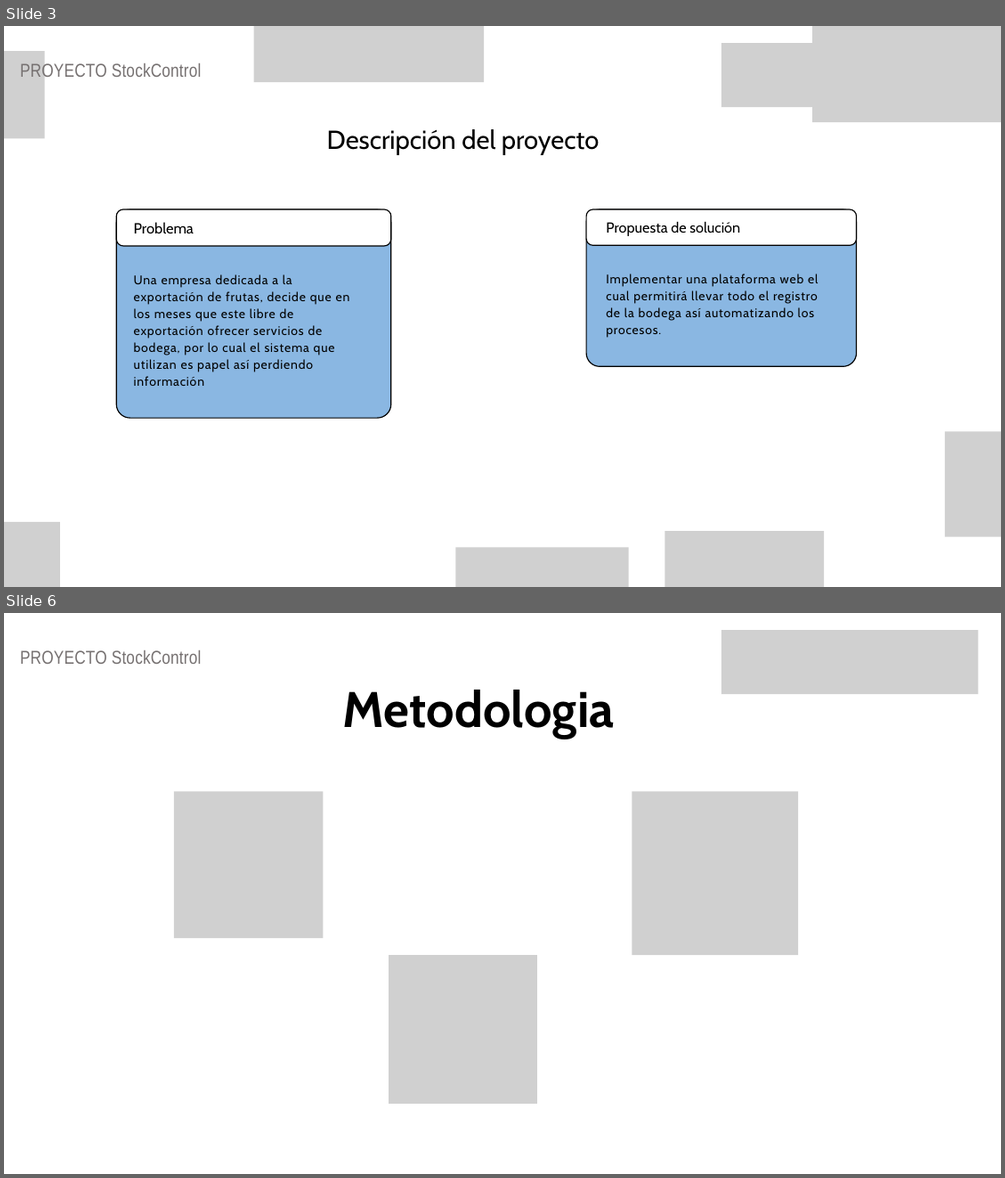
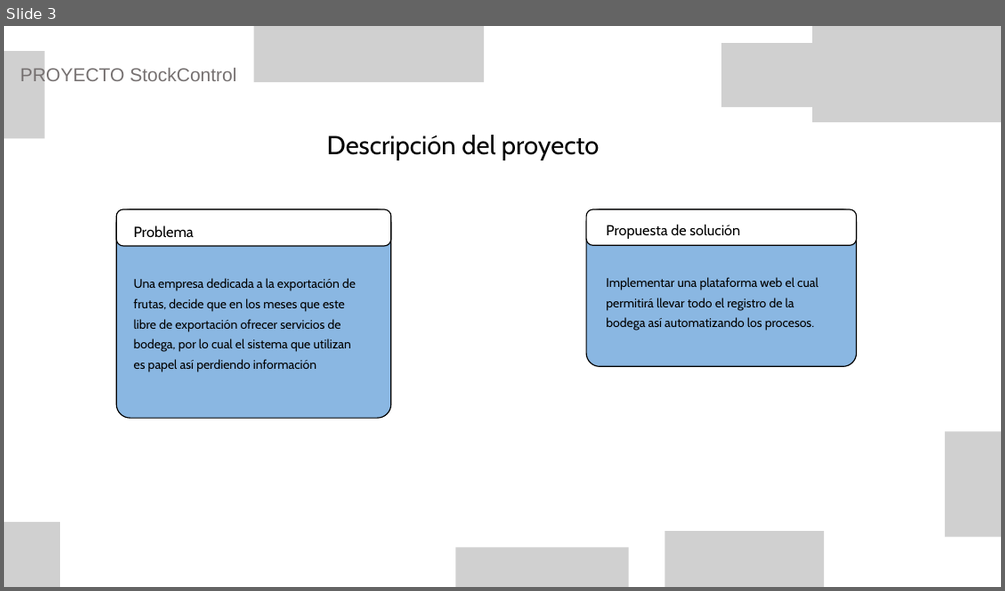
Before and after one commit to NovemiP/CP_PTY4614_4_EQP_4, a slide deck: Fase 2/Evidencias Proyecto/Presentacion Proyecto.pptx. Shown one above the other, each under a label of ours: slides 3 and 6 before the commit, slide 3 after it; the slides between them are not shown. The pictures are 1005x1178 and 1005x591 pixels, drawn with LibreOffice and Linux fonts; fonts in the diff are those of the drawing; grey boxes stand for pictures; background and template pictures are left out. Boxes give left, top, right and bottom in pixels: in the first picture for what was removed or moved away, otherwise in the second. Text is boxed around its words. In the diff, an @@ line names an element or a change of style, - is before the commit and + after.

```diff
--- a/Fase 2/Evidencias Proyecto/Presentacion Proyecto.pptx
+++ b/Fase 2/Evidencias Proyecto/Presentacion Proyecto.pptx
@@ slide 6 removed at (x1=4, y1=613, x2=1001, y2=1174), background picture (left out) @@
@@ picture removed at (x1=721, y1=630, x2=978, y2=694) @@
@@ text removed at (x1=20, y1=650, x2=202, y2=664) @@
-PROYECTO StockControl
@@ text removed at (x1=343, y1=690, x2=615, y2=738) @@
-Metodologia
@@ picture removed at (x1=174, y1=791, x2=323, y2=938) @@
@@ picture removed at (x1=632, y1=791, x2=798, y2=955) @@
@@ picture removed at (x1=388, y1=955, x2=537, y2=1103) @@
@@ slide 3 changed as well @@
@@ text "PROYECTO StockControl" at (x1=20, y1=66, x2=236, y2=85): font Arial Narrow to Arial, letter spacing 0.2 to 0 pt; line spacing 32.4pt to 1.2 @@
@@ text "Descripción del proyecto" at (x1=327, y1=135, x2=599, y2=160): line spacing 44pt to 1.17 @@
@@ text "Problema" at (x1=134, y1=225, x2=194, y2=237): line spacing 24.9pt to 1.17 @@
@@ text "Propuesta de solución" at (x1=606, y1=224, x2=740, y2=239): line spacing 24.5pt to 1.17 @@
@@ text "Una empresa dedicada a la ..." at (x1=134, y1=278, x2=356, y2=372): letter spacing 1.1 to 0 pt; line spacing 24.3pt to 1.35 @@
@@ text "Implementar una plataforma web el ..." at (x1=606, y1=277, x2=818, y2=330): letter spacing 1.1 to 0 pt; line spacing 24.3pt to 1.35 @@
```
Also in this commit, not shown: 12 other slides changed, 1 slide added.
